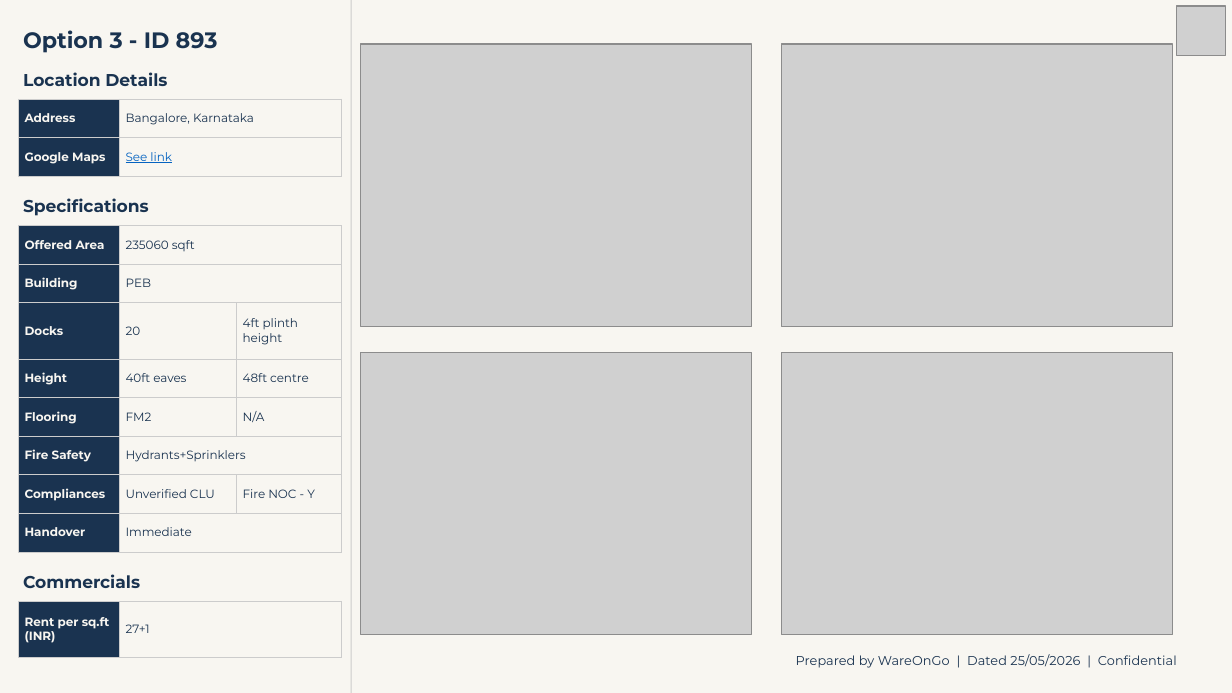
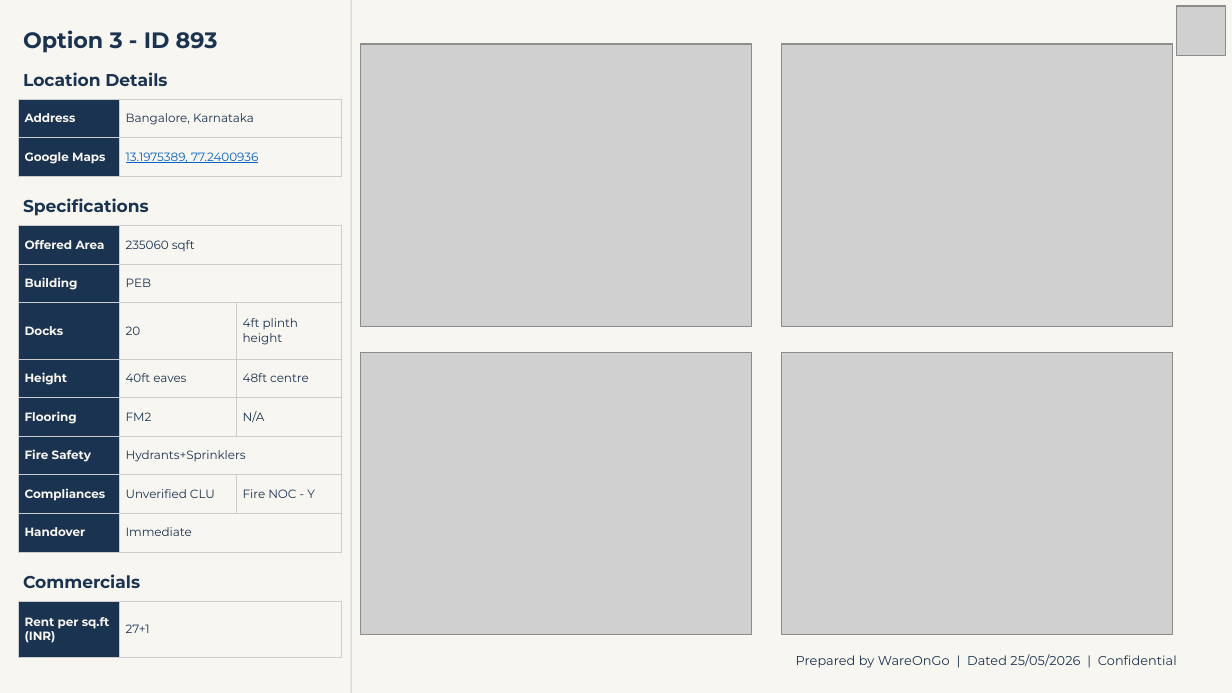
Before and after one commit to WareOnGo/Warehouse-Proposal-Engine, a slide deck: slide 5 of preview-out/preview.pptx. Drawn at 1232x693 pixels with LibreOffice and Linux fonts; fonts in the diff are those of the drawing; grey boxes stand for pictures. Boxes give left, top, right and bottom in pixels: in the first picture for what was removed or moved away, otherwise in the second. Text is boxed around its words. In the diff, an @@ line names an element or a change of style, - is before the commit and + after.

```diff
--- a/preview-out/preview.pptx
+++ b/preview-out/preview.pptx
@@ table at [18,99,341,222] @@
-row 2, column 2: See link
+row 2, column 2: 13.1975389, 77.2400936
```
Also in this commit, not shown: 2 other slides changed, 5 other files.
